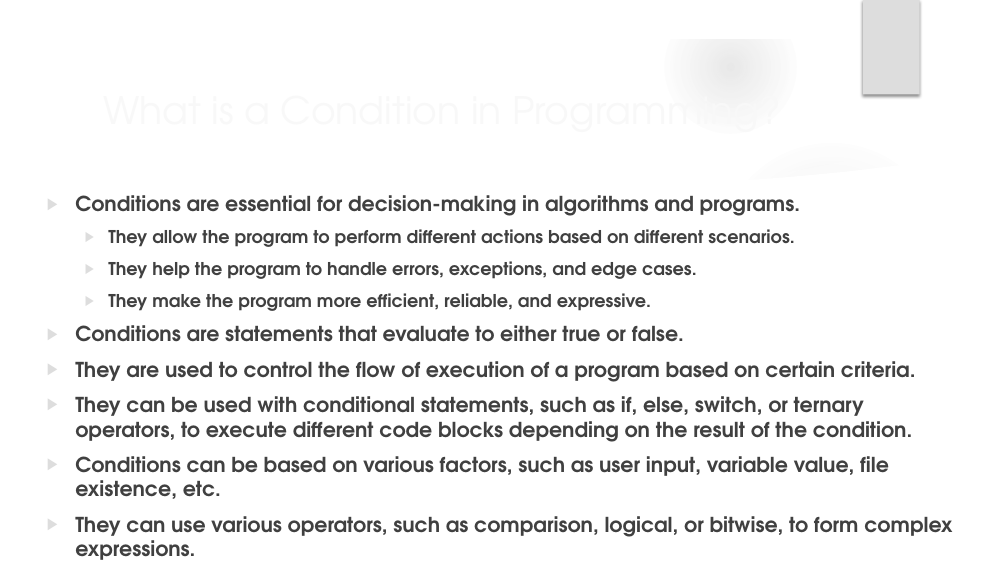
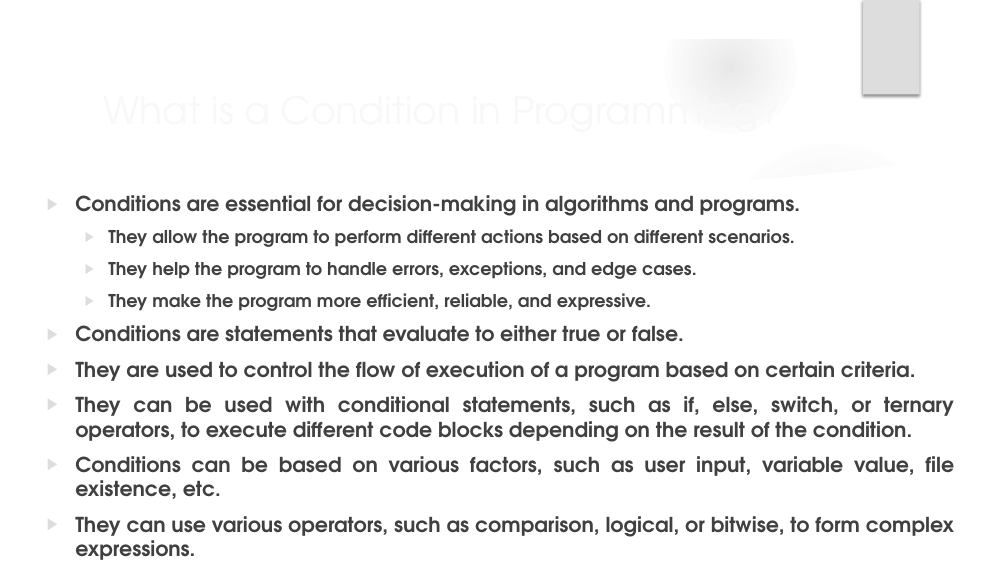
Before and after one commit to fkhan79/giaic_fmk, a slide deck: slide 3 of presentations/GIAIC_02-Introduction to Flow Control.pptx. Drawn at 1008x567 pixels with LibreOffice and Linux fonts; fonts in the diff are those of the drawing; background and template pictures are left out. Boxes give left, top, right and bottom in pixels: in the first picture for what was removed or moved away, otherwise in the second. Text is boxed around its words. In the diff, an @@ line names an element or a change of style, - is before the commit and + after.

```diff
--- a/presentations/GIAIC_02-Introduction to Flow Control.pptx
+++ b/presentations/GIAIC_02-Introduction to Flow Control.pptx
@@ text "Conditions are essential for decision-making ..." at (75,195,954,560): alignment left to justified @@
```
Also in this commit, not shown: 2 other slides changed, 15 slides added, 4 other files.
